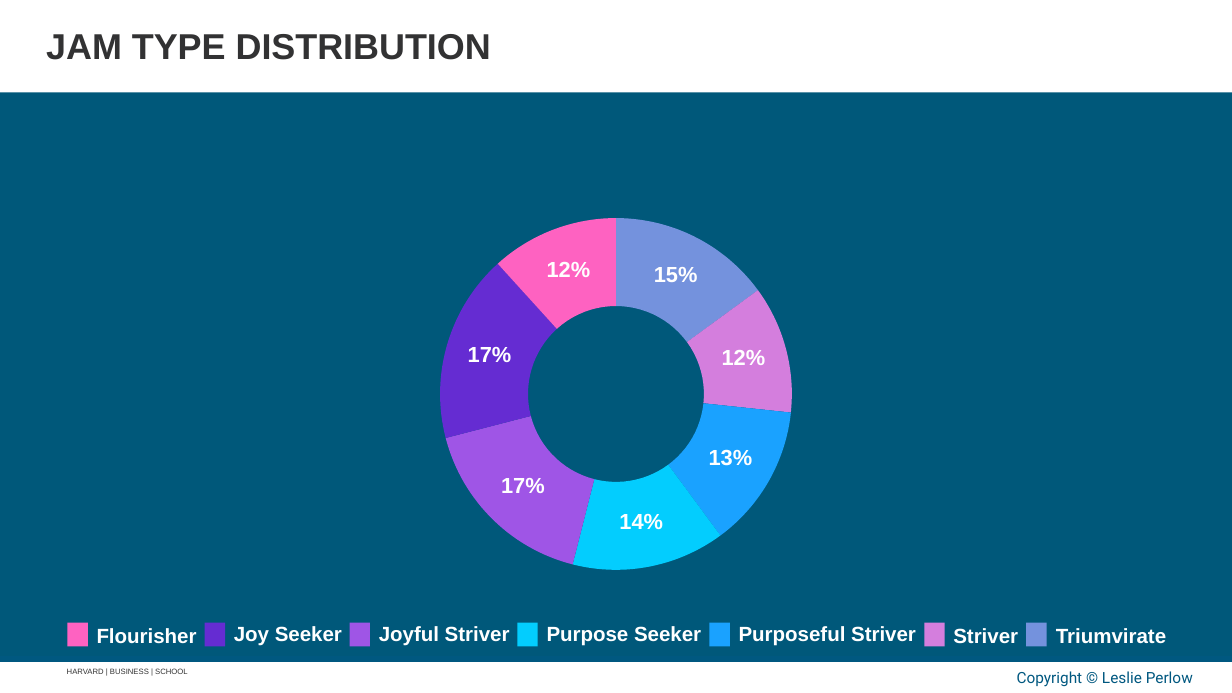
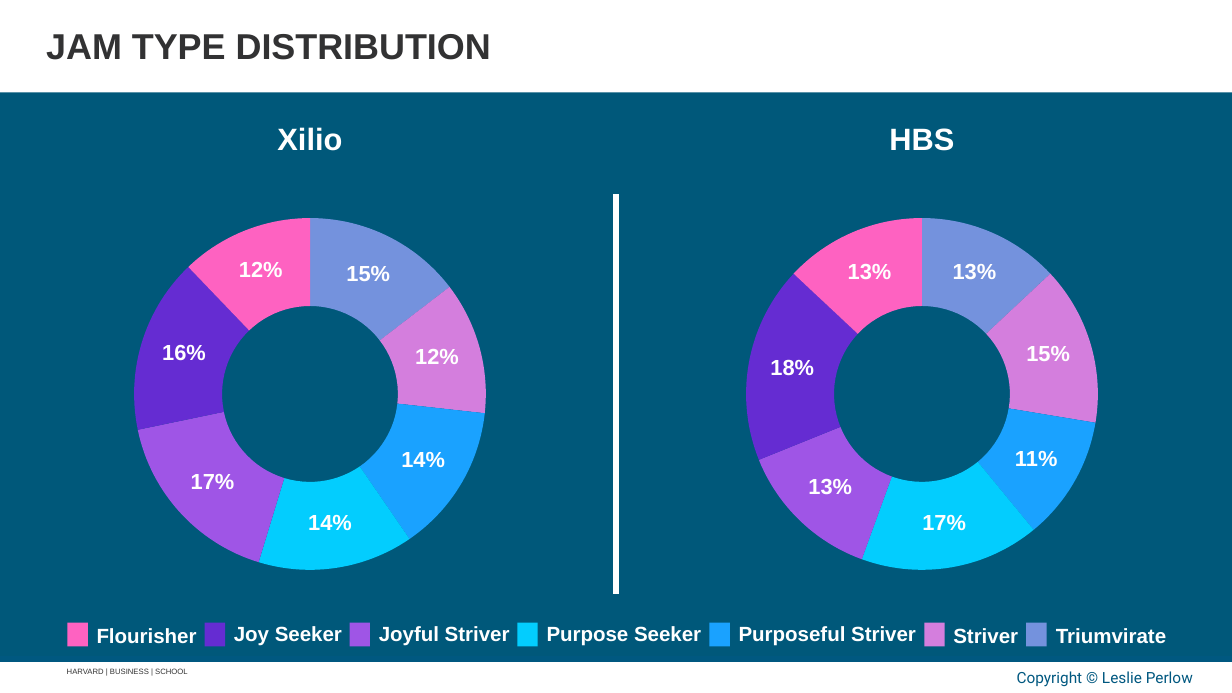
Before and after one commit to APPLITICS/lifematrix-deck-automation, a slide deck: slide 44 of outputs/generated_slides.pptx (slide 41 before the commit). Drawn at 1232x693 pixels with LibreOffice and Linux fonts; fonts in the diff are those of the drawing; background and template pictures are left out. Boxes give left, top, right and bottom in pixels: in the first picture for what was removed or moved away, otherwise in the second. Text is boxed around its words. In the diff, an @@ line names an element or a change of style, - is before the commit and + after.

```diff
--- a/outputs/generated_slides.pptx
+++ b/outputs/generated_slides.pptx
@@ rectangle: place and size @@
-rectangle at (7,130,1226,614)
+rectangle at (613,130,619,614)
@@ group added at (7,127,1226,614): 9 texts, 8 freeform shapes, 4 rectangles @@
+14%
+16%
+Xilio
+13%
+15%
+11%
+18%
+13%
+HBS
@@ rectangle: place and size @@
-rectangle at (396,174,836,614)
+rectangle at (613,174,619,614)
@@ freeform shape: place and size @@
-freeform shape at (498,218,616,329)
+freeform shape at (189,218,311,331)
@@ freeform shape: place and size @@
-freeform shape at (616,218,759,342)
+freeform shape at (310,218,449,340)
@@ text "12%": place and size @@
-text "12%" at (722,350,766,365)
+text "12%" at (239,262,283,277)
@@ text "15%": place and size @@
-text "15%" at (654,267,698,282)
+text "15%" at (346,266,390,281)
@@ freeform shape: place and size @@
-freeform shape at (440,263,556,438)
+freeform shape at (380,287,486,414)
@@ freeform shape at (380,287,486,414): fill #652CD2 to #D47EDD @@
@@ freeform shape: place and size @@
-freeform shape at (688,290,793,412)
+freeform shape at (746,274,858,459)
@@ freeform shape at (746,274,858,459): fill #D47EDD to #652CD2 @@
@@ text "12%": place and size @@
-text "12%" at (547,262,591,277)
+text "12%" at (415,349,459,364)
@@ freeform shape: place and size @@
-freeform shape at (445,416,594,565)
+freeform shape at (138,412,285,563)
@@ freeform shape: place and size @@
-freeform shape at (668,403,791,535)
+freeform shape at (759,427,892,559)
@@ freeform shape at (759,427,892,559): fill #1AA2FF to #9F55E6 @@
@@ text "17%": place and size @@
-text "17%" at (501,478,545,493)
+text "17%" at (191,474,235,489)
@@ freeform shape: place and size @@
-freeform shape at (573,465,721,570)
+freeform shape at (259,467,409,570)
@@ text "14%": place and size @@
-text "14%" at (619,514,663,529)
+text "14%" at (401,452,445,467)
@@ text "13%": place and size @@
-text "13%" at (709,449,753,466)
+text "13%" at (808,479,852,494)
@@ text "17%": place and size @@
-text "17%" at (468,347,512,362)
+text "17%" at (922,515,966,530)
```
Also in this commit, not shown: 49 other slides changed, 10 slides added, 9 slides removed, 1 other file.
